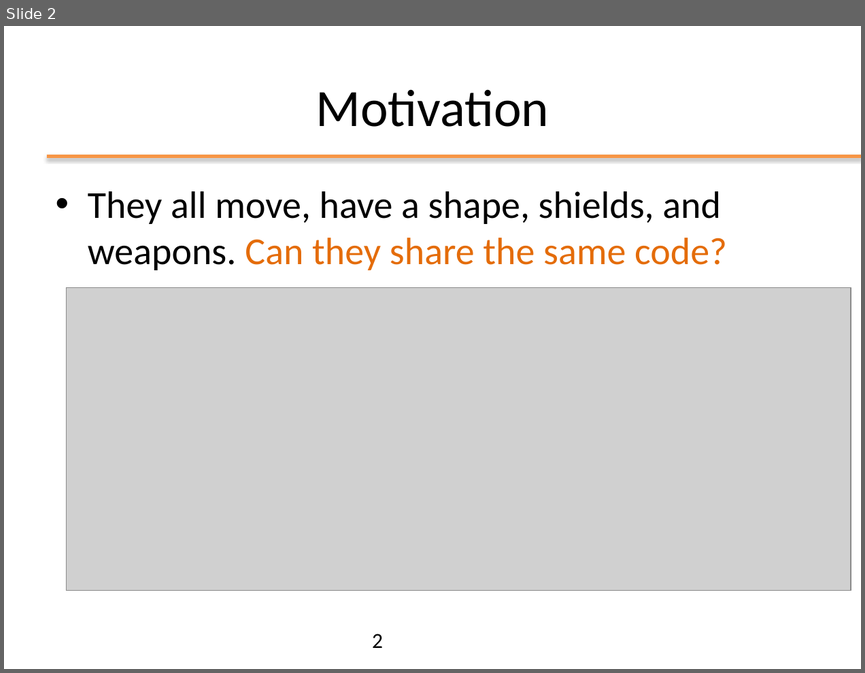
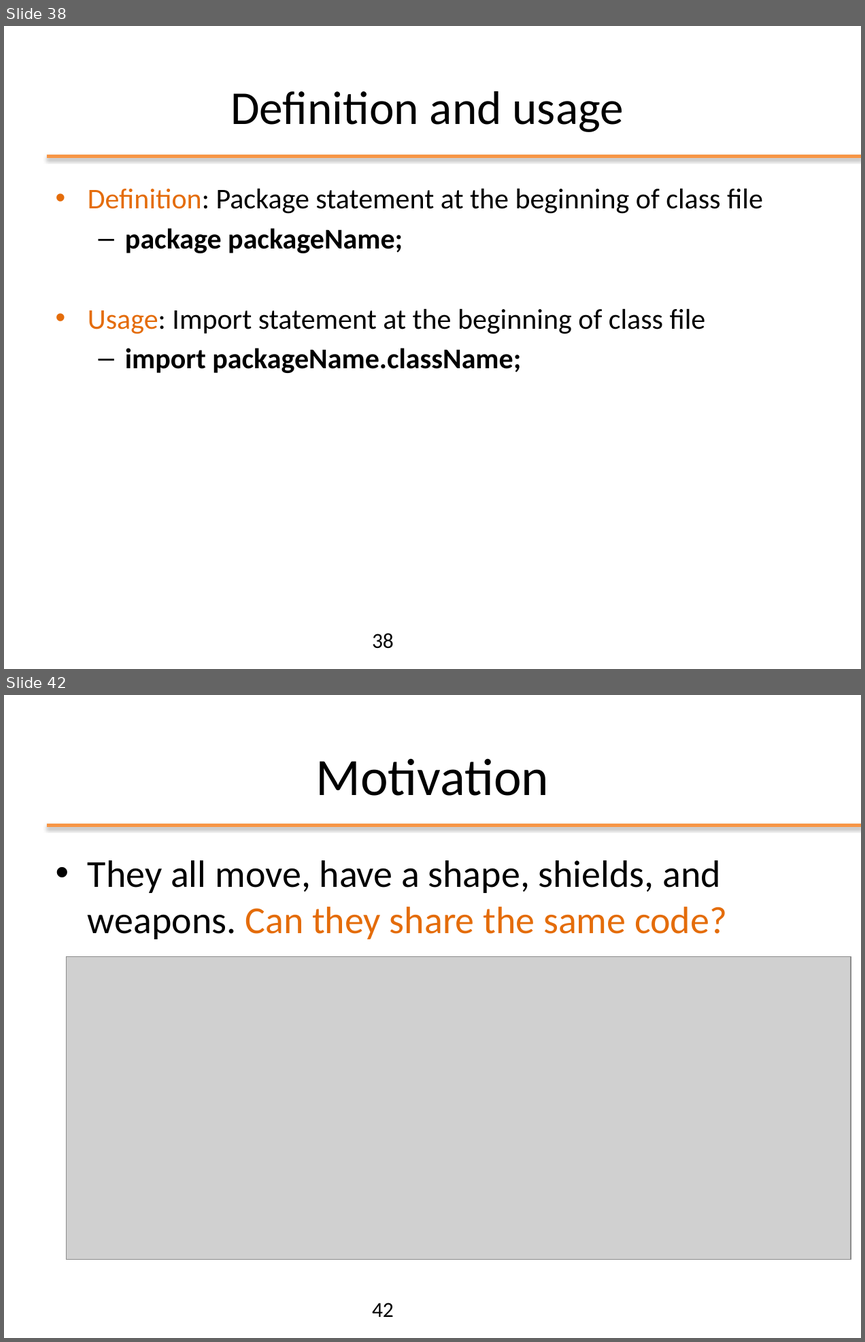
Before and after one commit to nbicocchi/ooprogramming, a slide deck: java/slides/ppt/03 - Java Object Oriented.pptx. Shown one above the other, each under a label of ours: slide 2 before the commit, slides 38 and 42 after it; the slides between them are not shown. The pictures are 865x673 and 865x1342 pixels, drawn with LibreOffice and Linux fonts; fonts in the diff are those of the drawing; grey boxes stand for pictures; background and template pictures are left out. Boxes give left, top, right and bottom in pixels: in the first picture for what was removed or moved away, otherwise in the second. Text is boxed around its words. In the diff, an @@ line names an element or a change of style, - is before the commit and + after.

```diff
--- a/java/slides/ppt/03 - Java Object Oriented.pptx
+++ b/java/slides/ppt/03 - Java Object Oriented.pptx
@@ slide 38 added at (x1=4, y1=26, x2=861, y2=669), background #FFFFFF; not listed: 1 template element that a slide beside it also shows @@
@@ title added at (x1=230, y1=91, x2=623, y2=132), 39.6 pt, text #000000 @@
+Definition and usage
@@ text added at (x1=88, y1=188, x2=763, y2=373), 24 pt, text #000000 @@
+• Definition: Package statement at the beginning of class file
+  – package packageName;
+• Usage: Import statement at the beginning of class file
+  – import packageName.className;
@@ page number added at (x1=372, y1=633, x2=394, y2=648), 18 pt, text #000000 @@
+38
@@ what was slide 2 is now slide 42 @@
@@ page number at (x1=372, y1=1302, x2=394, y2=1317): text changed @@
-2
+42
```
Also in this commit, not shown: 1 slide changed, 39 other slides added, 3 other files.
